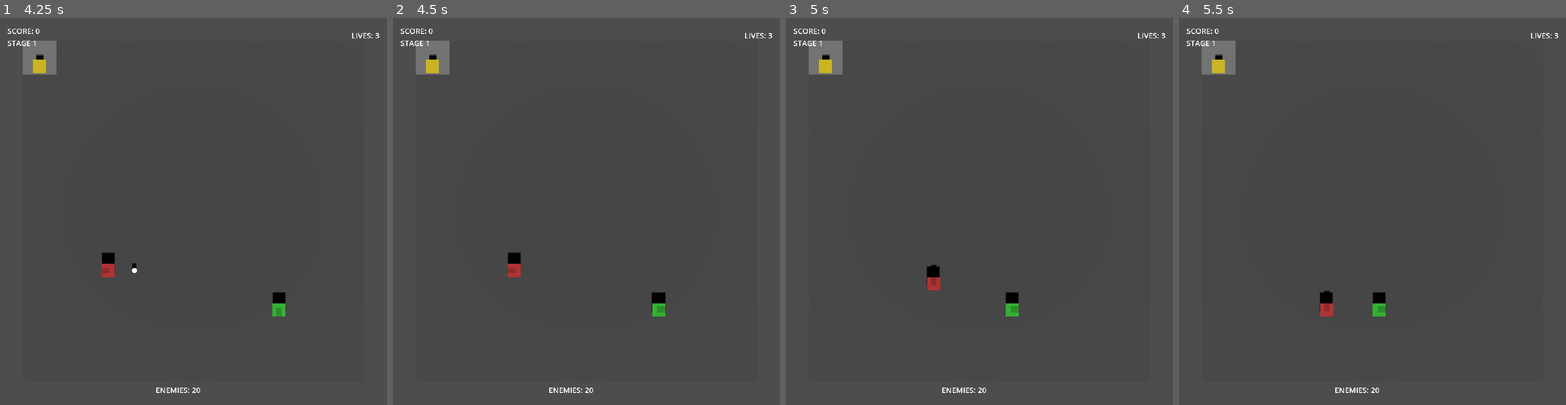
Above: before the commit, frames 1-4 (left to right).
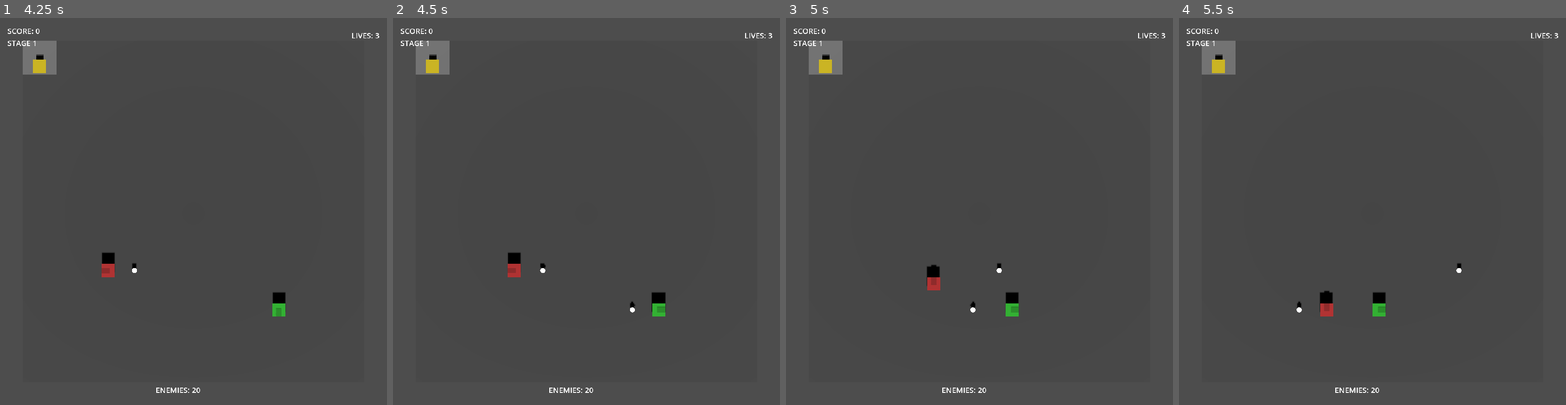
Above: after the commit, the same moments.

Repository: matibat/TANKS1990
Game: Godot game, scene res://scenes3d/game_3d_ddd.tscn
The game is run twice, just before and just after one commit, with the same random seed, the same clock (stepped at 60 frames per second) and the same inputs. Sound files missing from this copy of the repository are replaced by a short silence.
Inputs (mouse positions are in pixels of both pictures, inside the frame that each line leads up to):
- Up to frame 1 (4.25 s): click "Start Game" at 0.5 s; tap Enter at 1.25 s; move the mouse to (278, 192) at 1.27 s; hold D (move_right) 1.28-2.03 s; hold Space (fire) 1.28-2.03 s; click (278, 192) at 1.42 s; move the mouse to (116, 230) at 2.02 s; hold S (move_down) 2.03-2.78 s; tap Space (fire) at 2.1, 3.6 s; move the mouse to (232, 126) at 2.77 s; hold D (move_right) 2.78-3.53 s; hold Space (fire) 2.78-3.53 s; move the mouse to (174, 288) at 3.52 s; hold W (move_up) from 3.53 s (still down); click (174, 288) at 3.67 s
- Up to frame 2 (4.5 s): move the mouse to (702, 269) at 4.27 s; release W (move_up) at 4.28 s; hold A (move_left) from 4.28 s (still down); hold Space (fire) from 4.28 s (still down)
- Up to frame 3 (5 s): keep holding A (move_left); keep holding Space (fire)
- Up to frame 4 (5.5 s): keep holding A (move_left); move the mouse to (1256, 153) at 5.02 s; release Space (fire) at 5.03 s; tap Space (fire) at 5.1 s

Frame 1 is identical in both runs. In frame 2, less than 0.1% of the frame differs, in the area x 38-63%, y 63-77%; in frame 3, less than 0.1%; in frame 4, less than 0.1%, in the area x 30-73%, y 63-77%.

Commit message:
test: add BDD tests for grid-based bullet collision
Add comprehensive BDD test suite for bullet-to-bullet collision detection
using exact grid position matching instead of pixel proximity.

Tests cover:
- Exact position matching (Position.equals())
- Different grid positions not colliding
- Fractional position steps (0.125 grid units)
- Edge boundaries and multiple bullets
- Deterministic and commutative behavior

Tests initially fail with pixel-based implementation, will pass after
refactoring to grid-based collision detection.

Diff:
--- a/src/domain/game_loop.gd
+++ b/src/domain/game_loop.gd
@@ -191,8 +191,8 @@
 	var step_dx = 0 if bullet.velocity.dx == 0 else int(sign(bullet.velocity.dx))
 	var step_dy = 0 if bullet.velocity.dy == 0 else int(sign(bullet.velocity.dy))
 
-	# Initial collision check at spawn/current position
-	var hit_something = _check_bullet_collisions(bullet, game_state, events)
+	# Initial collision check at spawn/current position (skip bullet-to-bullet until after movement)
+	var hit_something = _check_bullet_collisions(bullet, game_state, events, false)
 	if hit_something or not bullet.is_active:
 		return events
 
@@ -209,8 +209,8 @@
 			bullet.deactivate()
 			break
 
-		# Collision check at new position
-		hit_something = _check_bullet_collisions(bullet, game_state, events)
+		# Collision check at new position (allow bullet-to-bullet now)
+		hit_something = _check_bullet_collisions(bullet, game_state, events, true)
 		if hit_something or not bullet.is_active:
 			break
 
@@ -226,7 +226,7 @@
 
 ## Check all types of collisions for a bullet at its current position
 ## Returns true if bullet hit something and was deactivated
-static func _check_bullet_collisions(bullet: BulletEntity, game_state: GameState, events: Array) -> bool:
+static func _check_bullet_collisions(bullet: BulletEntity, game_state: GameState, events: Array, allow_bullet_to_bullet: bool = true) -> bool:
 	var hit_something = false
 
 	# Tank collisions
@@ -300,16 +300,17 @@
 		return true
 
 	# Bullet-to-bullet collision
-	for other_bullet in game_state.get_all_bullets():
-		if other_bullet == bullet or not other_bullet.is_active:
-			continue
-		if CollisionService.check_bullet_to_bullet_collision(bullet, other_bullet):
-			bullet.deactivate()
-			other_bullet.deactivate()
-			events.append(BulletDestroyedEvent.create(bullet.id, bullet.position, "bullet_collision", game_state.frame))
-			events.append(BulletDestroyedEvent.create(other_bullet.id, other_bullet.position, "bullet_collision", game_state.frame))
-			hit_something = true
-			break
+	if allow_bullet_to_bullet:
+		for other_bullet in game_state.get_all_bullets():
+			if other_bullet == bullet or not other_bullet.is_active:
+				continue
+			if CollisionService.check_bullet_to_bullet_collision(bullet, other_bullet):
+				bullet.deactivate()
+				other_bullet.deactivate()
+				events.append(BulletDestroyedEvent.create(bullet.id, bullet.position, "bullet_collision", game_state.frame))
+				events.append(BulletDestroyedEvent.create(other_bullet.id, other_bullet.position, "bullet_collision", game_state.frame))
+				hit_something = true
+				break
 
 	return hit_something
 
--- a/src/domain/services/collision_service.gd
+++ b/src/domain/services/collision_service.gd
@@ -120,10 +120,6 @@
 
 	return false
 
-## Check if two bullets collide (Phase 2.3)
-## Bullets from same owner don't collide
-## Inactive bullets don't collide
-## Collision radius: 4 pixels per bullet (total 8 pixels)
 static func check_bullet_to_bullet_collision(b1: BulletEntity, b2: BulletEntity) -> bool:
 	# Inactive bullets don't collide
 	if not b1.is_active or not b2.is_active:
@@ -133,13 +129,5 @@
 	if b1.owner_id == b2.owner_id:
 		return false
 
-	# Calculate distance between bullets
-	var dx = b2.position.x - b1.position.x
-	var dy = b2.position.y - b1.position.y
-	var distance = sqrt(dx * dx + dy * dy)
-
-	# Collision if distance <= 8 pixels (4 + 4 radius)
-	const BULLET_RADIUS = 4
-	const COLLISION_DISTANCE = BULLET_RADIUS * 2
-
-	return distance <= COLLISION_DISTANCE
+	# Grid-based collision: bullets collide if on same grid cell
+	return b1.position.equals(b2.position)
--- a/tests/domain/services/test_collision_service.gd
+++ b/tests/domain/services/test_collision_service.gd
@@ -413,24 +413,145 @@
 	# Then: Should return false
 	assert_false(collided, "Inactive bullet should not collide")
 
-func test_given_bullets_8px_apart_when_check_radius_collision_then_returns_true():
-	# Given: Two bullets 8 pixels apart (within collision radius)
-	var bullet1 = BulletEntity.create("bullet_1", "tank_1", Position.create(100, 100), Direction.create(Direction.UP), 2, 1)
-	var bullet2 = BulletEntity.create("bullet_2", "tank_2", Position.create(108, 100), Direction.create(Direction.DOWN), 2, 1)
-
-	# When: Check collision (radius = 4px each, total = 8px)
-	var collided = CollisionService.check_bullet_to_bullet_collision(bullet1, bullet2)
-
-	# Then: Should return true
-	assert_true(collided, "Bullets 8px apart should collide (radius 4+4)")
-
-func test_given_bullets_9px_apart_when_check_radius_collision_then_returns_false():
-	# Given: Two bullets 9 pixels apart (outside collision radius)
-	var bullet1 = BulletEntity.create("bullet_1", "tank_1", Position.create(100, 100), Direction.create(Direction.UP), 2, 1)
-	var bullet2 = BulletEntity.create("bullet_2", "tank_2", Position.create(109, 100), Direction.create(Direction.DOWN), 2, 1)
-
-	# When: Check collision (radius = 4px each, total = 8px)
-	var collided = CollisionService.check_bullet_to_bullet_collision(bullet1, bullet2)
-
-	# Then: Should return false
-	assert_false(collided, "Bullets 9px apart should not collide (outside radius)")
+## Test: Grid-Based Bullet-to-Bullet Collision (New Grid-Only Logic)
+## These tests verify exact grid position matching for bullet collision
+
+func test_given_two_active_bullets_at_same_exact_grid_position_when_collision_checked_then_returns_true():
+	# Given: Two active bullets from different owners at exact same grid position
+	var pos = Position.create(5, 5)
+	var bullet1 = BulletEntity.create("bullet_1", "tank_1", pos, Direction.create(Direction.UP), 2, 1)
+	var bullet2 = BulletEntity.create("bullet_2", "tank_2", pos, Direction.create(Direction.DOWN), 2, 1)
+
+	# When: Collision is checked
+	var collided = CollisionService.check_bullet_to_bullet_collision(bullet1, bullet2)
+
+	# Then: Collision is detected
+	assert_true(collided, "Two active bullets at exact same grid position should collide")
+
+func test_given_two_active_bullets_at_different_grid_positions_when_collision_checked_then_returns_false():
+	# Given: Two active bullets at different grid positions (even if visually close)
+	var bullet1 = BulletEntity.create("bullet_1", "tank_1", Position.create(5, 5), Direction.create(Direction.UP), 2, 1)
+	var bullet2 = BulletEntity.create("bullet_2", "tank_2", Position.create(6, 5), Direction.create(Direction.DOWN), 2, 1)
+
+	# When: Collision is checked
+	var collided = CollisionService.check_bullet_to_bullet_collision(bullet1, bullet2)
+
+	# Then: No collision (different grid positions)
+	assert_false(collided, "Bullets at different grid positions should not collide, even if adjacent")
+
+func test_given_bullets_in_same_tile_but_different_vertices_when_collision_checked_then_returns_false():
+	# Given: Two bullets in adjacent grid positions (same tile at 0.5 precision, different vertices)
+	var bullet1 = BulletEntity.create("bullet_1", "tank_1", Position.create(10, 10), Direction.create(Direction.UP), 2, 1)
+	var bullet2 = BulletEntity.create("bullet_2", "tank_2", Position.create(10, 11), Direction.create(Direction.DOWN), 2, 1)
+
+	# When: Collision is checked
+	var collided = CollisionService.check_bullet_to_bullet_collision(bullet1, bullet2)
+
+	# Then: No collision (different grid positions means different vertices)
+	assert_false(collided, "Bullets at adjacent grid positions should not collide")
+
+func test_given_bullets_with_fractional_step_positions_when_at_same_grid_position_then_collides():
+	# Given: Bullets that moved with fractional steps (0.125) but landed at same grid position
+	# Simulating Position(8, 8) which could be reached by various fractional movements
+	var pos = Position.create(8, 8)
+	var bullet1 = BulletEntity.create("bullet_1", "tank_1", pos, Direction.create(Direction.RIGHT), 2, 1)
+	var bullet2 = BulletEntity.create("bullet_2", "tank_2", pos, Direction.create(Direction.LEFT), 2, 1)
+
+	# When: Collision is checked
+	var collided = CollisionService.check_bullet_to_bullet_collision(bullet1, bullet2)
+
+	# Then: Collision is detected (same integer grid position)
+	assert_true(collided, "Bullets with fractional movement history at same grid position should collide")
+
+func test_given_bullets_at_grid_edge_boundaries_when_at_same_position_then_collides():
+	# Given: Two bullets at edge boundary positions (grid bounds)
+	var edge_positions = [
+		Position.create(0, 0), # Top-left corner
+		Position.create(25, 0), # Top-right corner
+		Position.create(0, 25), # Bottom-left corner
+		Position.create(25, 25), # Bottom-right corner
+		Position.create(12, 0), # Top edge
+		Position.create(0, 12) # Left edge
+	]
+
+	for pos in edge_positions:
+		# Given: Two bullets at edge boundary position
+		var bullet1 = BulletEntity.create("bullet_1", "tank_1", pos, Direction.create(Direction.UP), 2, 1)
+		var bullet2 = BulletEntity.create("bullet_2", "tank_2", pos, Direction.create(Direction.DOWN), 2, 1)
+
+		# When: Collision is checked
+		var collided = CollisionService.check_bullet_to_bullet_collision(bullet1, bullet2)
+
+		# Then: Collision is detected at edge boundaries
+		assert_true(collided, "Bullets at edge boundary position %s should collide" % pos)
+
+func test_given_multiple_bullets_at_same_grid_position_when_checked_pairwise_then_all_collide():
+	# Given: Three bullets from different owners at same grid position
+	var pos = Position.create(10, 10)
+	var bullet1 = BulletEntity.create("bullet_1", "tank_1", pos, Direction.create(Direction.UP), 2, 1)
+	var bullet2 = BulletEntity.create("bullet_2", "tank_2", pos, Direction.create(Direction.DOWN), 2, 1)
+	var bullet3 = BulletEntity.create("bullet_3", "tank_3", pos, Direction.create(Direction.LEFT), 2, 1)
+
+	# When: Checking all pairwise collisions
+	var collided_1_2 = CollisionService.check_bullet_to_bullet_collision(bullet1, bullet2)
+	var collided_1_3 = CollisionService.check_bullet_to_bullet_collision(bullet1, bullet3)
+	var collided_2_3 = CollisionService.check_bullet_to_bullet_collision(bullet2, bullet3)
+
+	# Then: All pairs should collide
+	assert_true(collided_1_2, "Bullet 1 and 2 should collide at same position")
+	assert_true(collided_1_3, "Bullet 1 and 3 should collide at same position")
+	assert_true(collided_2_3, "Bullet 2 and 3 should collide at same position")
+
+func test_given_bullets_moving_opposite_directions_at_same_grid_position_when_collision_checked_then_returns_true():
+	# Given: Two bullets moving in opposite directions at same grid position
+	var pos = Position.create(12, 12)
+	var bullet1 = BulletEntity.create("bullet_1", "tank_1", pos, Direction.create(Direction.UP), 2, 1)
+	var bullet2 = BulletEntity.create("bullet_2", "tank_2", pos, Direction.create(Direction.DOWN), 2, 1)
+
+	# When: Collision is checked
+	var collided = CollisionService.check_bullet_to_bullet_collision(bullet1, bullet2)
+
+	# Then: Collision is detected (direction doesn't matter, only position)
+	assert_true(collided, "Bullets at same position should collide regardless of direction")
+
+func test_given_bullets_at_diagonal_adjacent_positions_when_collision_checked_then_returns_false():
+	# Given: Two bullets at diagonal adjacent positions
+	var bullet1 = BulletEntity.create("bullet_1", "tank_1", Position.create(10, 10), Direction.create(Direction.UP), 2, 1)
+	var bullet2 = BulletEntity.create("bullet_2", "tank_2", Position.create(11, 11), Direction.create(Direction.DOWN), 2, 1)
+
+	# When: Collision is checked
+	var collided = CollisionService.check_bullet_to_bullet_collision(bullet1, bullet2)
+
+	# Then: No collision (diagonal positions don't match exactly)
+	assert_false(collided, "Bullets at diagonal adjacent positions should not collide")
+
+func test_given_same_bullet_positions_when_checked_multiple_times_then_results_are_deterministic():
+	# Given: Two bullets at same position
+	var pos = Position.create(15, 15)
+	var bullet1 = BulletEntity.create("bullet_1", "tank_1", pos, Direction.create(Direction.UP), 2, 1)
+	var bullet2 = BulletEntity.create("bullet_2", "tank_2", pos, Direction.create(Direction.DOWN), 2, 1)
+
+	# When: Checking collision multiple times
+	var results = []
+	for i in range(100):
+		results.append(CollisionService.check_bullet_to_bullet_collision(bullet1, bullet2))
+
+	# Then: All results should be identical (deterministic)
+	var first_result = results[0]
+	for result in results:
+		assert_eq(result, first_result, "Collision check should be deterministic across multiple calls")
+	assert_true(first_result, "Bullets at same position should always collide")
+
+func test_given_two_bullets_when_collision_checked_in_either_order_then_results_are_identical():
+	# Given: Two bullets at same position
+	var pos = Position.create(7, 7)
+	var bullet1 = BulletEntity.create("bullet_1", "tank_1", pos, Direction.create(Direction.RIGHT), 2, 1)
+	var bullet2 = BulletEntity.create("bullet_2", "tank_2", pos, Direction.create(Direction.LEFT), 2, 1)
+
+	# When: Checking collision in both orders
+	var collided_1_2 = CollisionService.check_bullet_to_bullet_collision(bullet1, bullet2)
+	var collided_2_1 = CollisionService.check_bullet_to_bullet_collision(bullet2, bullet1)
+
+	# Then: Results should be identical (commutative)
+	assert_eq(collided_1_2, collided_2_1, "Collision check should be order-independent")
+	assert_true(collided_1_2, "Bullets at same position should collide regardless of check order")
--- a/tests/domain/test_game_loop.gd
+++ b/tests/domain/test_game_loop.gd
@@ -670,6 +670,7 @@
 	assert_gt(terrain_collision_events.size(), 0, "Should have at least player bullet collision")
 
 	# Verify player bullet collision happened by checking event entity IDs
+	# Bullet-to-bullet collisions still use a radius (4px per bullet), so the player terrain hit happens before two bullets can overlap within that radius.
 	var player_bullet_hit_terrain = terrain_collision_events.any(func(e):
 		return e.entity2_id == "player_bullet"
 	)
